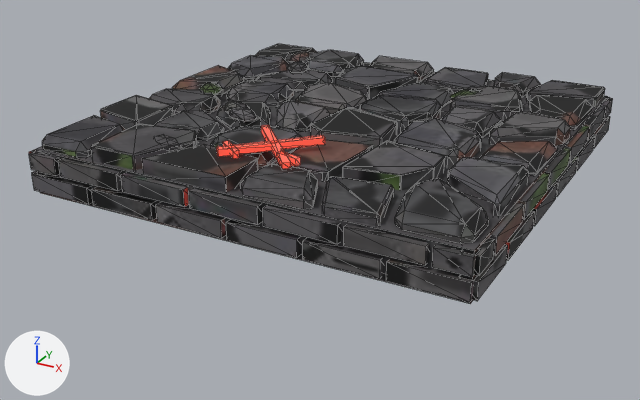
Renders of the glTF model assets/noir/plates/plate_1_war.glb from each side of a commit.
Before and after are seen from a 50 mm lens placed at (1.79, -3.5, 1.52), pointed at (-0.06, -0.14, -0.16). The lights are fixed; the arrows at lower left show +X, +Y and +Z. The picture after the commit comes second. Mesh edges are drawn as thin lines. Vertices at exactly the same position are counted once.

Names of what the first picture shows: 'plate_1_war'.
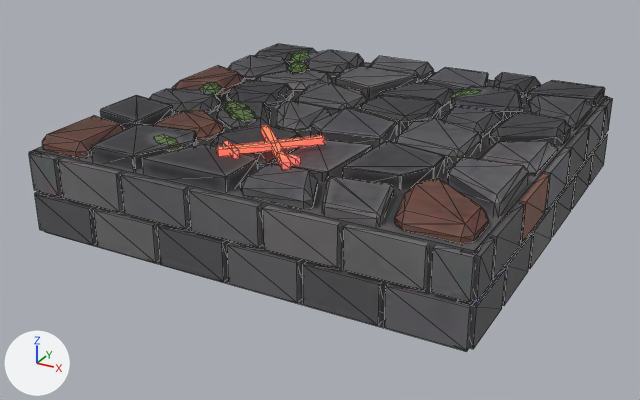
The newer file is also turned or shifted as a whole; pictures and numbers use the older file's frame.

Changed parts and their boxes (x1, y1, x2, y2) in the pictures (640 x 400 px; the box of a moved part takes in the faces that stretch with it):
'plate_1_war', surface changed, reshaped (18% taller): before (29, 44, 613, 304); after (29, 44, 613, 352)
part 1 of me_plate_1_war, moved or reshaped: before (32, 173, 93, 204); after (35, 193, 97, 245)
part 2 of me_plate_1_war, moved or reshaped: before (91, 187, 156, 220); after (94, 208, 160, 263)
part 3 of me_plate_1_war, moved or reshaped: before (156, 203, 225, 238); after (158, 225, 227, 282)
part 4 of me_plate_1_war, moved or reshaped: before (226, 220, 300, 258); after (227, 242, 301, 303)
part 5 of me_plate_1_war, moved or reshaped: before (303, 239, 383, 279); after (303, 262, 382, 325)
part 6 of me_plate_1_war, moved or reshaped: before (386, 259, 477, 302); after (384, 283, 475, 351)
part 7 of me_plate_1_war, moved or reshaped: before (459, 245, 508, 301); after (457, 268, 506, 349)
part 8 of me_plate_1_war, moved or reshaped: before (505, 211, 535, 260); after (502, 233, 532, 306)
part 9 of me_plate_1_war, moved or reshaped: before (532, 182, 558, 226); after (529, 203, 555, 269)
part 10 of me_plate_1_war, moved or reshaped: before (555, 157, 578, 196); after (551, 177, 575, 237)
part 11 of me_plate_1_war, moved or reshaped: before (575, 135, 595, 171); after (571, 154, 593, 209)
part 12 of me_plate_1_war, moved or reshaped: before (593, 116, 610, 148); after (589, 134, 608, 185)
part 13 of me_plate_1_war, moved or reshaped: before (29, 70, 613, 304); after (29, 70, 613, 352)
part 14 of me_plate_1_war, surface changed: before (29, 44, 611, 304); after (29, 44, 611, 352)
part 15 of me_plate_1_war, recoloured: (216, 125, 325, 169) in both

Diff of the bpy script that builds the scene:
```diff
--- a/assets/noir/plates/plate_1_war.glb.py
+++ b/assets/noir/plates/plate_1_war.glb.py
@@ mat_plate_1_war_paint @@
 n0 = _N.new('ShaderNodeBsdfPrincipled'); n0.name = 'Principled BSDF'
 n0.inputs[2].default_value = 0.78  # 'Roughness'
+n0.inputs[28].default_value = 1.6  # 'Emission Strength'
 n1 = _N.new('ShaderNodeOutputMaterial'); n1.name = 'Material Output'
 n2 = _N.new('ShaderNodeTexImage'); n2.name = 'Image Texture'
-n2.image = img_plate_1_war_paint
+n2.image = img_plate_1_war_emit
+n3 = _N.new('ShaderNodeTexImage'); n3.name = 'Image Texture.001'
+n3.image = img_plate_1_war_paint
 _L.new(n0.outputs[0], n1.inputs[0])  # 'BSDF' to 'Surface'
-_L.new(n2.outputs[0], n0.inputs[0])  # 'Color' to 'Base Color'
+_L.new(n2.outputs[0], n0.inputs[27])  # 'Color' to 'Emission Color'
+_L.new(n3.outputs[0], n0.inputs[0])  # 'Color' to 'Base Color'
@@ me_plate_1_war @@
-me_plate_1_war.from_pydata(...)  # 1742 vertices, 3084 faces; spans x -1.0..1.0, y -1.0..1.0, z -0.1..0.19
+me_plate_1_war.from_pydata(...)  # 1742 vertices, 3084 faces; spans x -1.0..1.0, y -1.0..1.0, z -0.29..0.19
+# me_plate_1_war part 1: the loose piece of 8 vertices spanning x -0.99..-0.68, y -1.0..-0.94, z -0.08..-0.01 is scaled about its middle by (1, 1, 2.3), then moved by (0.0, 0.0, -0.14)
+# me_plate_1_war part 2: the loose piece of 8 vertices spanning x -0.65..-0.35, y -1.0..-0.94, z -0.08..-0.01 is scaled about its middle by (1, 1, 2.3), then moved by (0.0, 0.0, -0.14)
+# me_plate_1_war part 3: the loose piece of 8 vertices spanning x -0.32..-0.01, y -1.0..-0.94, z -0.08..-0.01 is scaled about its middle by (1, 1, 2.3), then moved by (0.0, 0.0, -0.14)
+# me_plate_1_war part 4: the loose piece of 8 vertices spanning x 0.01..0.32, y -1.0..-0.94, z -0.08..-0.01 is scaled about its middle by (1, 1, 2.3), then moved by (0.0, 0.0, -0.14)
+# me_plate_1_war part 5: the loose piece of 8 vertices spanning x 0.35..0.65, y -1.0..-0.94, z -0.08..-0.01 is scaled about its middle by (1, 1, 2.3), then moved by (0.0, 0.0, -0.14)
+# me_plate_1_war part 6: the loose piece of 8 vertices spanning x 0.68..0.99, y -1.0..-0.94, z -0.08..-0.01 is scaled about its middle by (1, 1, 2.3), then moved by (0.0, 0.0, -0.14)
+# me_plate_1_war part 7: the loose piece of 8 vertices spanning x 0.94..1.0, y -0.99..-0.68, z -0.08..-0.01 is scaled about its middle by (1, 1, 2.3), then moved by (0.0, 0.0, -0.14)
+# me_plate_1_war part 8: the loose piece of 8 vertices spanning x 0.94..1.0, y -0.65..-0.35, z -0.08..-0.01 is scaled about its middle by (1, 1, 2.3), then moved by (0.0, 0.0, -0.14)
+# me_plate_1_war part 9: the loose piece of 8 vertices spanning x 0.94..1.0, y -0.32..-0.01, z -0.08..-0.01 is scaled about its middle by (1, 1, 2.3), then moved by (0.0, 0.0, -0.14)
+# me_plate_1_war part 10: the loose piece of 8 vertices spanning x 0.94..1.0, y 0.01..0.32, z -0.08..-0.01 is scaled about its middle by (1, 1, 2.3), then moved by (0.0, 0.0, -0.14)
+# me_plate_1_war part 11: the loose piece of 8 vertices spanning x 0.94..1.0, y 0.35..0.65, z -0.08..-0.01 is scaled about its middle by (1, 1, 2.3), then moved by (0.0, 0.0, -0.14)
+# me_plate_1_war part 12: the loose piece of 8 vertices spanning x 0.94..1.0, y 0.68..0.99, z -0.08..-0.01 is scaled about its middle by (1, 1, 2.3), then moved by (0.0, 0.0, -0.14)
+# me_plate_1_war part 13: 134 of 1742 vertices moved; they spanned x -1.0..1.0, y -1.0..1.0, z -0.1..0.14 and now span x -1.0..1.0, y -1.0..1.0, z -0.29..0.14; mean shift (0.0, 0.0, -0.09); largest move (-0.7, 0.36, 0.11) -> (-0.57, 0.54, 0.14)
+# me_plate_1_war part 14: 3014 kept faces spanning x -1.0..1.0, y -1.0..1.0, z -0.29..0.19 get new texture (UV) coordinates
+# me_plate_1_war part 15: 48 faces spanning x -0.18..0.18, y -0.81..-0.46, z 0.16..0.19 switch from mat_glow_war (red #e1503f, glowing red #d14a3a) to mat_plate_1_war_paint
+# other edits to the shape of me_plate_1_war do not show in these pictures
```
